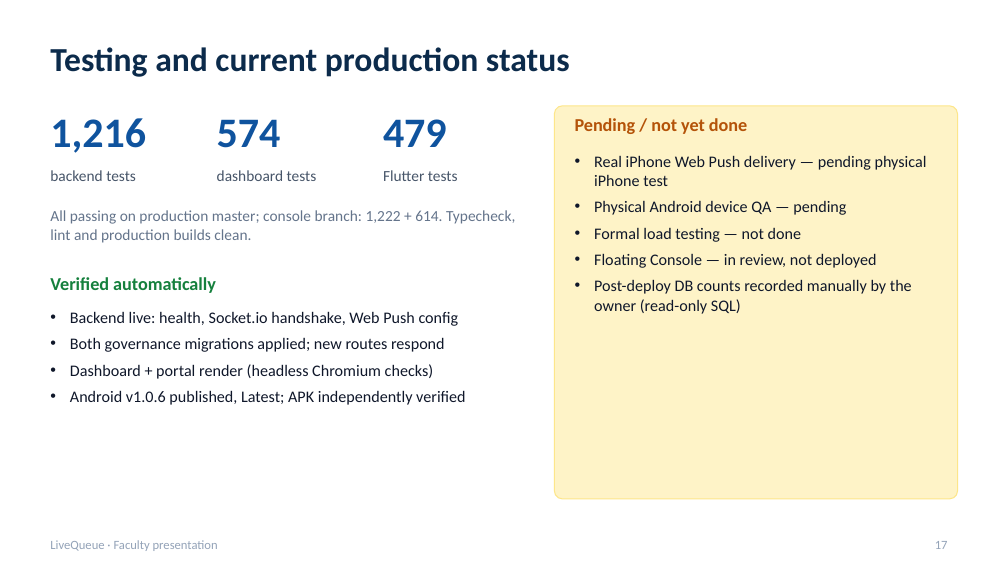
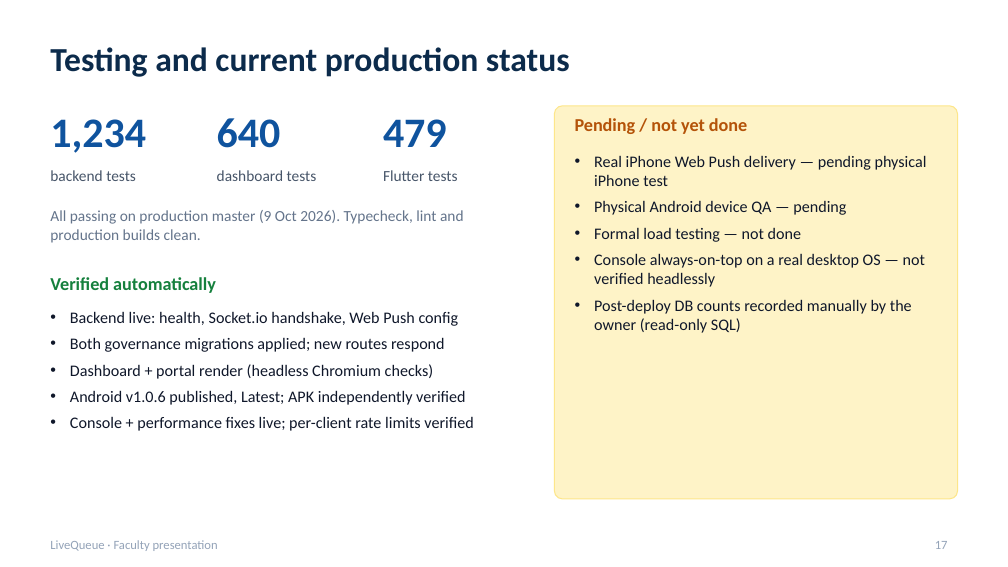
Before and after one commit to TMAn1An/LiveQueueApp, a slide deck: slide 17 of docs/presentation/LiveQueue_Production_Presentation.pptx. Drawn at 1008x567 pixels with LibreOffice and Linux fonts; fonts in the diff are those of the drawing. Boxes give left, top, right and bottom in pixels: in the first picture for what was removed or moved away, otherwise in the second. Text is boxed around its words. In the diff, an @@ line names an element or a change of style, - is before the commit and + after.

```diff
--- a/docs/presentation/LiveQueue_Production_Presentation.pptx
+++ b/docs/presentation/LiveQueue_Production_Presentation.pptx
@@ text at bbox=[50, 119, 146, 153]: text changed @@
-1,216
+1,234
@@ text at bbox=[217, 118, 281, 148]: text changed @@
-574
+640
@@ text at bbox=[50, 210, 464, 243]: text changed @@
-All passing on production master; console branch: 1,222 + 614. Typecheck, lint and production builds clean.
+All passing on production master (9 Oct 2026). Typecheck, lint and production builds clean.
@@ text at bbox=[594, 253, 925, 287]: text changed @@
-• Floating Console — in review, not deployed
+• Console always-on-top on a real desktop OS — not verified headlessly
@@ text at bbox=[70, 416, 473, 431]: paragraph added @@
+• Console + performance fixes live; per-client rate limits verified
```
Also in this commit, not shown: 12 other slides changed, 6 other files.
